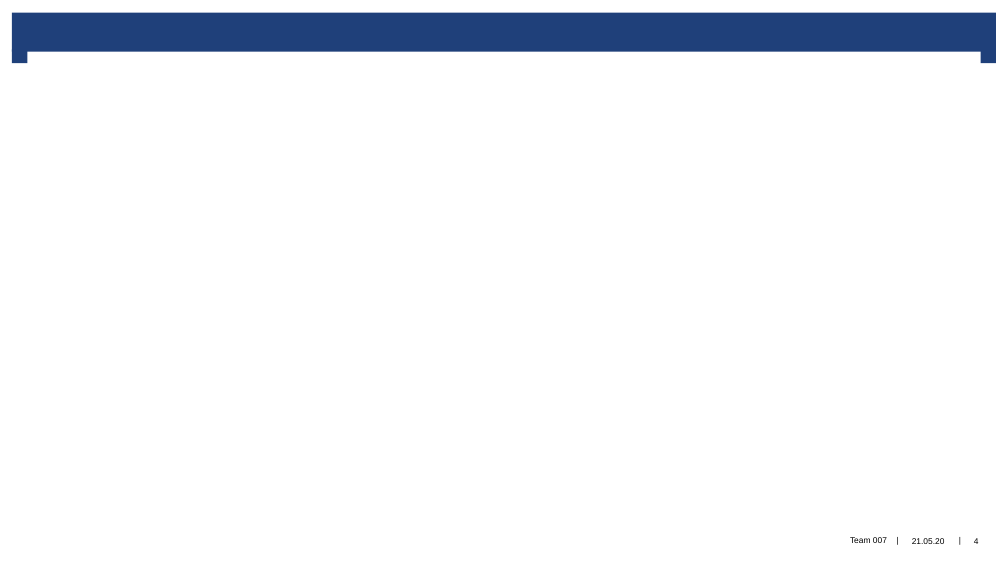
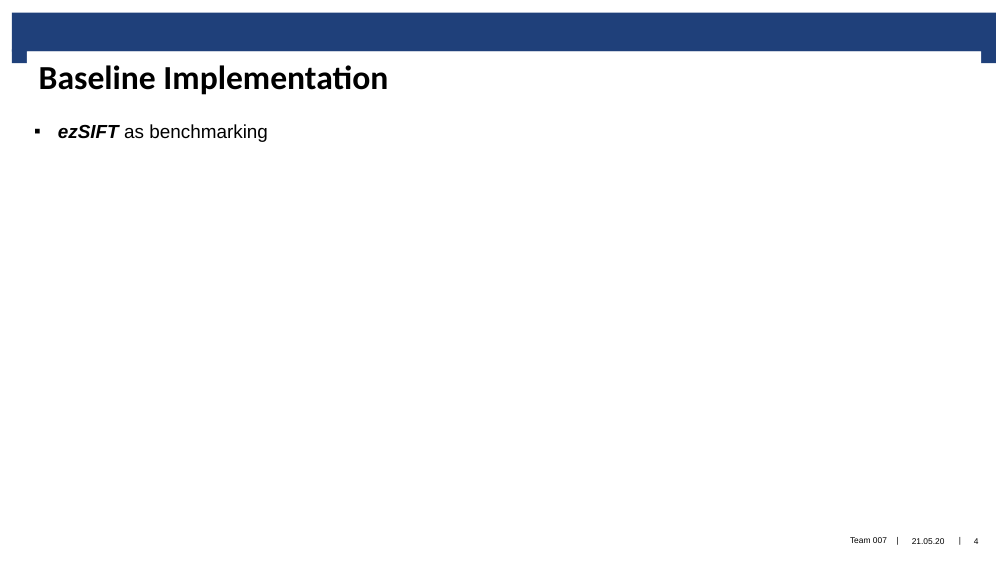
Before and after one commit to Shinmera/ethsift, a slide deck: slide 4 of presentation/07.pptx. Drawn at 1008x567 pixels with LibreOffice and Linux fonts; fonts in the diff are those of the drawing; background and template pictures are left out. Boxes give left, top, right and bottom in pixels: in the first picture for what was removed or moved away, otherwise in the second. Text is boxed around its words. In the diff, an @@ line names an element or a change of style, - is before the commit and + after.

```diff
--- a/presentation/07.pptx
+++ b/presentation/07.pptx
@@ title added at [26, 51, 981, 132], fill #FFFFFF, 32 pt, text #000000, bold @@
+Baseline Implementation
@@ text added at [58, 124, 268, 142], 18 pt, text #000000 @@
+▪ ezSIFT as benchmarking
```
Also in this commit, not shown: 5 other slides changed, 1 slide added, 5 slides removed.
